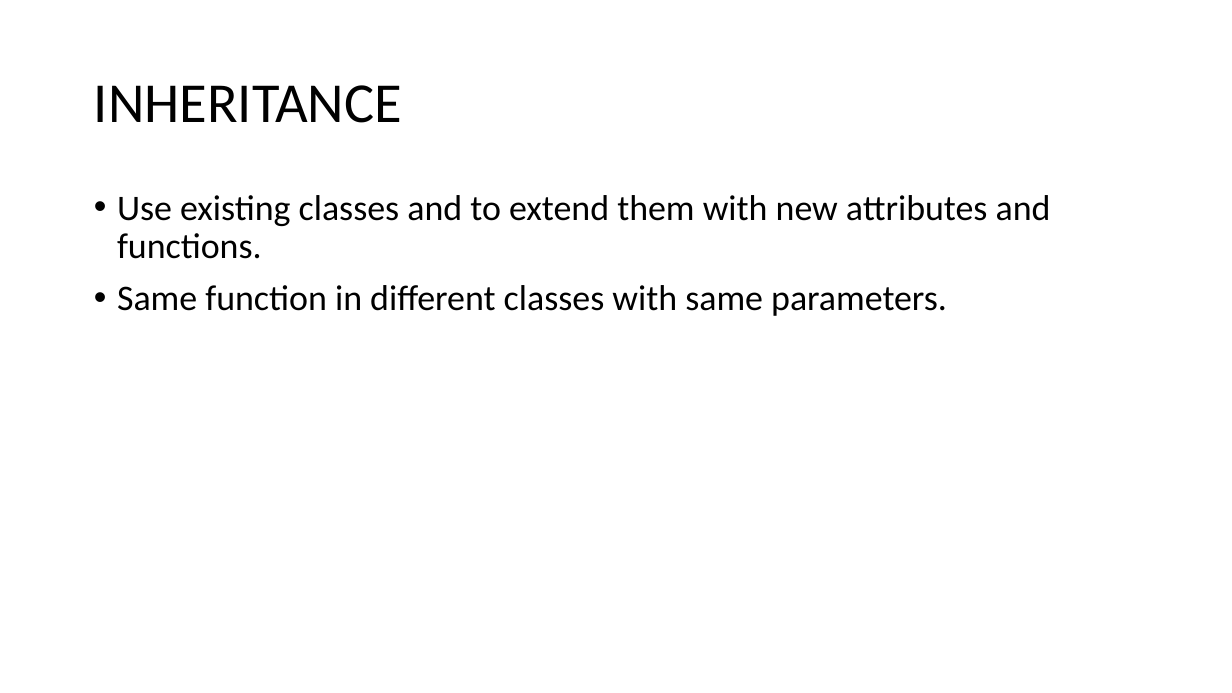
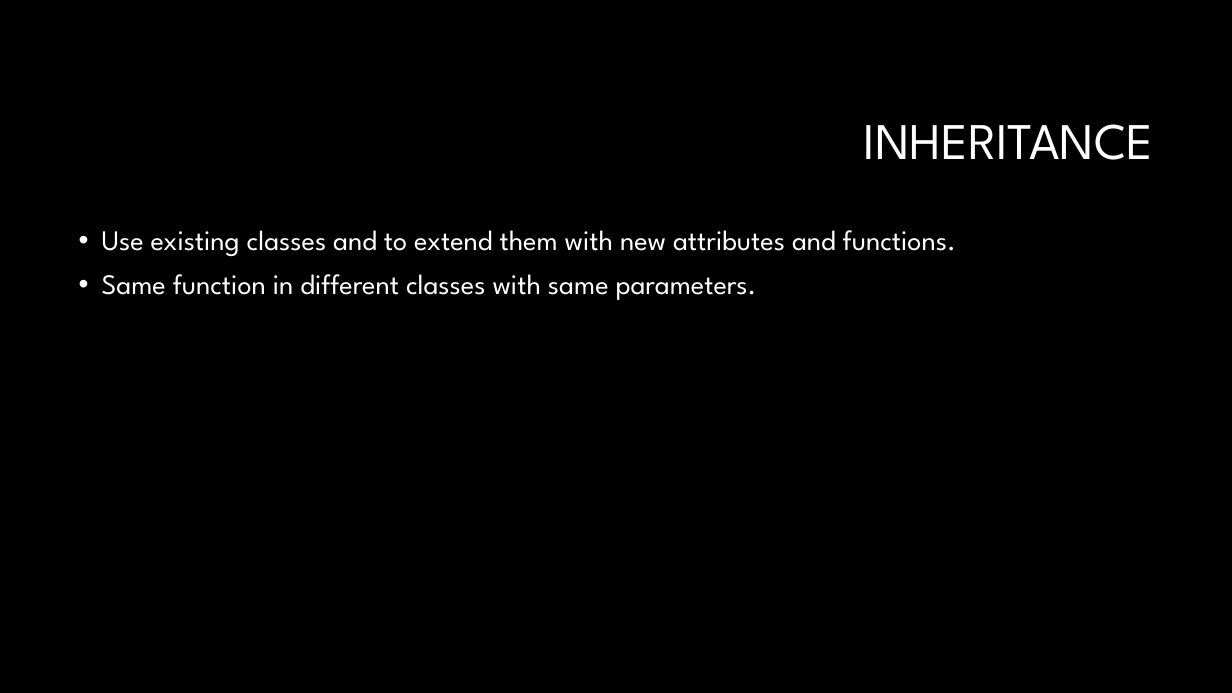
Before and after one commit to LuyangYin1/Python-for-everyone, a slide deck: slide 7 of Class-3/Classes and Objects.pptx. Drawn at 1232x693 pixels with LibreOffice and Linux fonts; fonts in the diff are those of the drawing; background and template pictures are left out. Boxes give left, top, right and bottom in pixels: in the first picture for what was removed or moved away, otherwise in the second. Text is boxed around its words. In the diff, an @@ line names an element or a change of style, - is before the commit and + after.

```diff
--- a/Class-3/Classes and Objects.pptx
+++ b/Class-3/Classes and Objects.pptx
@@ background #FFFFFF to #000000 @@
@@ title "INHERITANCE": place and size @@
-title "INHERITANCE" at (94, 85, 402, 123)
+title "INHERITANCE" at (864, 124, 1154, 160)
@@ title "INHERITANCE" at (864, 124, 1154, 160): size 44 to 40 pt, font Calibri to League Spartan, text colour #000000 to #FFFFFF; alignment left to right @@
@@ text "Use existing classes and to ...": place and size @@
-text "Use existing classes and to ..." at (117, 195, 1051, 316)
+text "Use existing classes and to ..." at (102, 230, 956, 300)
@@ text "Use existing classes and to ..." at (102, 230, 956, 300): size 28 to 22 pt, font Calibri to League Spartan, text colour #000000 to #FFFFFF @@
```
Also in this commit, not shown: 7 other slides changed, 1 other file.
